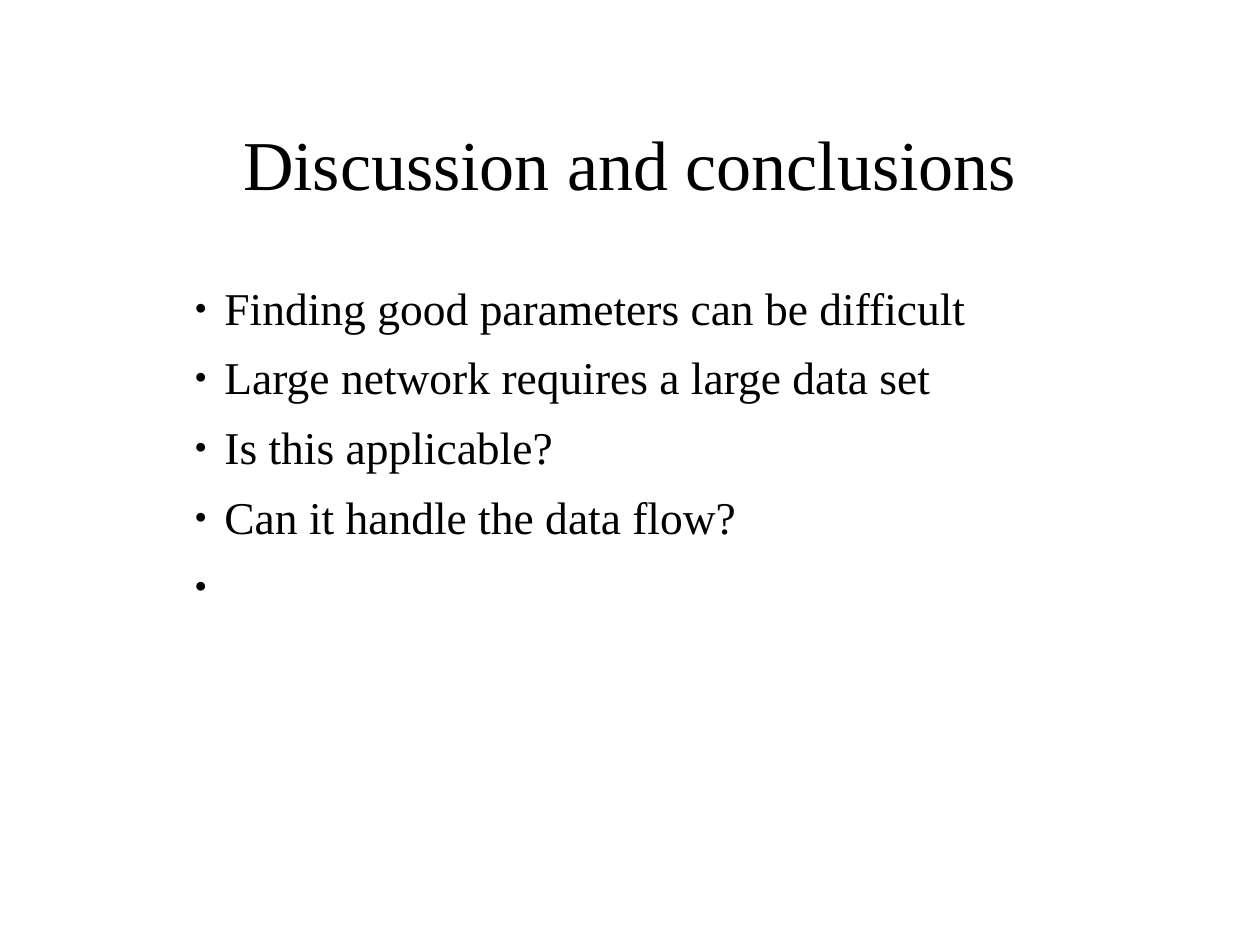
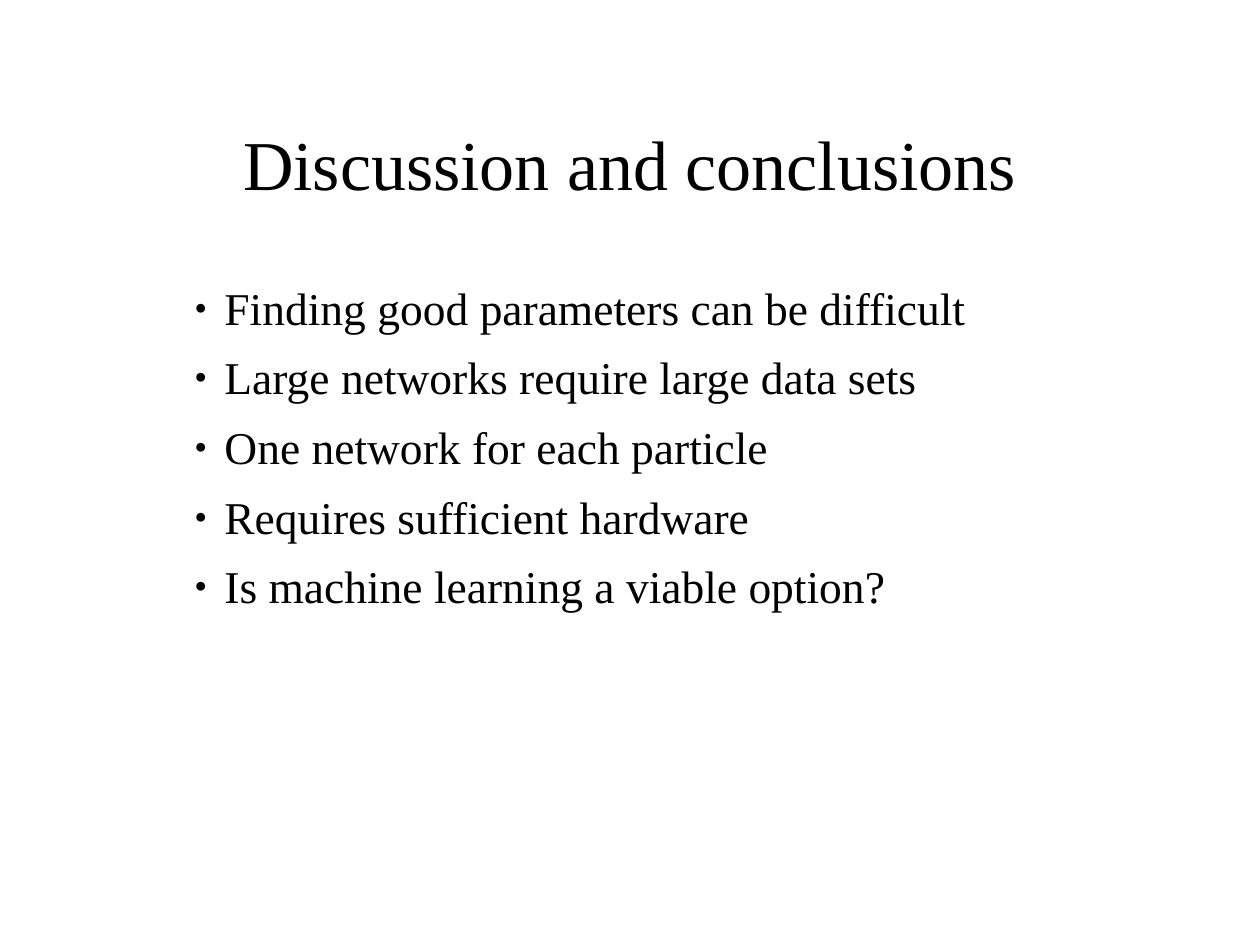
Before and after one commit to aaaaarvi/Projektarbete17, a slide deck: slide 10 of presentation/presentation.odp. Drawn at 1260x945 pixels with LibreOffice and Linux fonts; fonts in the diff are those of the drawing; background and template pictures are left out. Boxes give left, top, right and bottom in pixels: in the first picture for what was removed or moved away, otherwise in the second. Text is boxed around its words. In the diff, an @@ line names an element or a change of style, - is before the commit and + after.

Commit message:
updated presentation

```diff
--- a/presentation/presentation.odp
+++ b/presentation/presentation.odp
@@ text at (224, 362, 916, 612): text changed @@
-● Large network requires a large data set
-● Is this applicable?
-● Can it handle the data flow?
+● Large networks require large data sets
+● One network for each particle
+● Requires sufficient hardware
+● Is machine learning a viable option?
```
Also in this commit, not shown: 5 other slides changed, 1 slide added, 1 slide removed.
